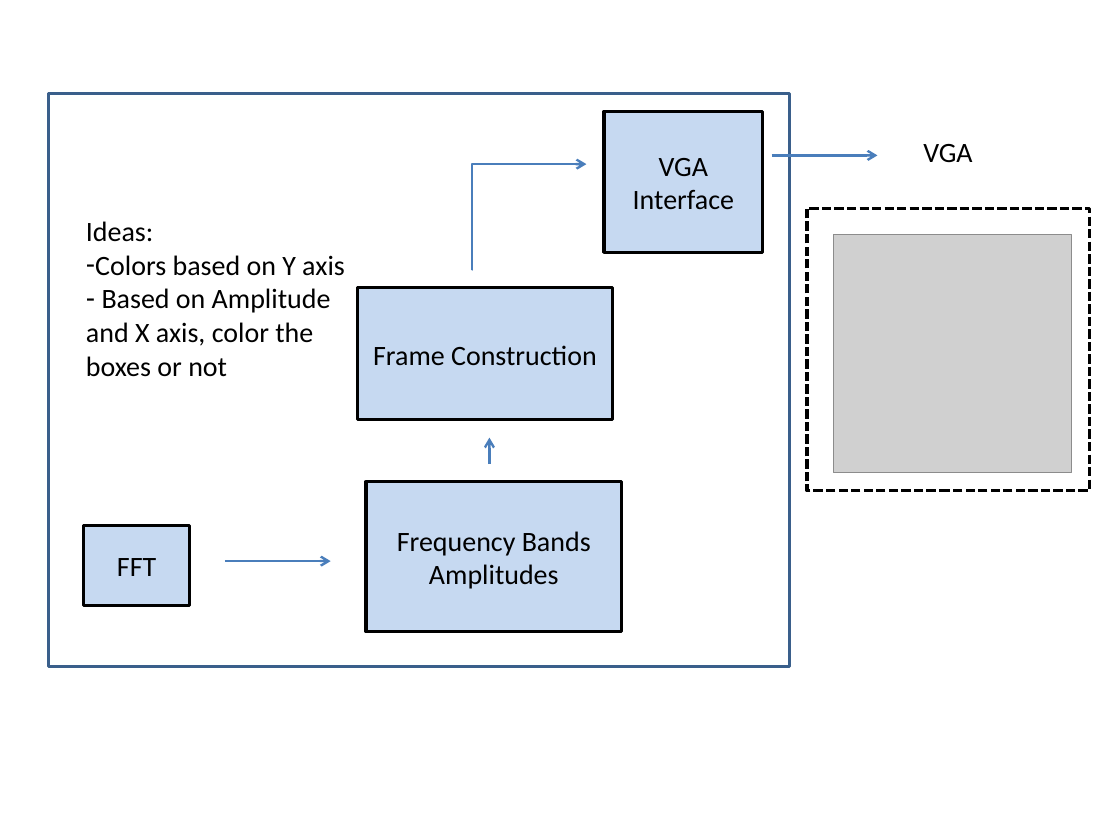
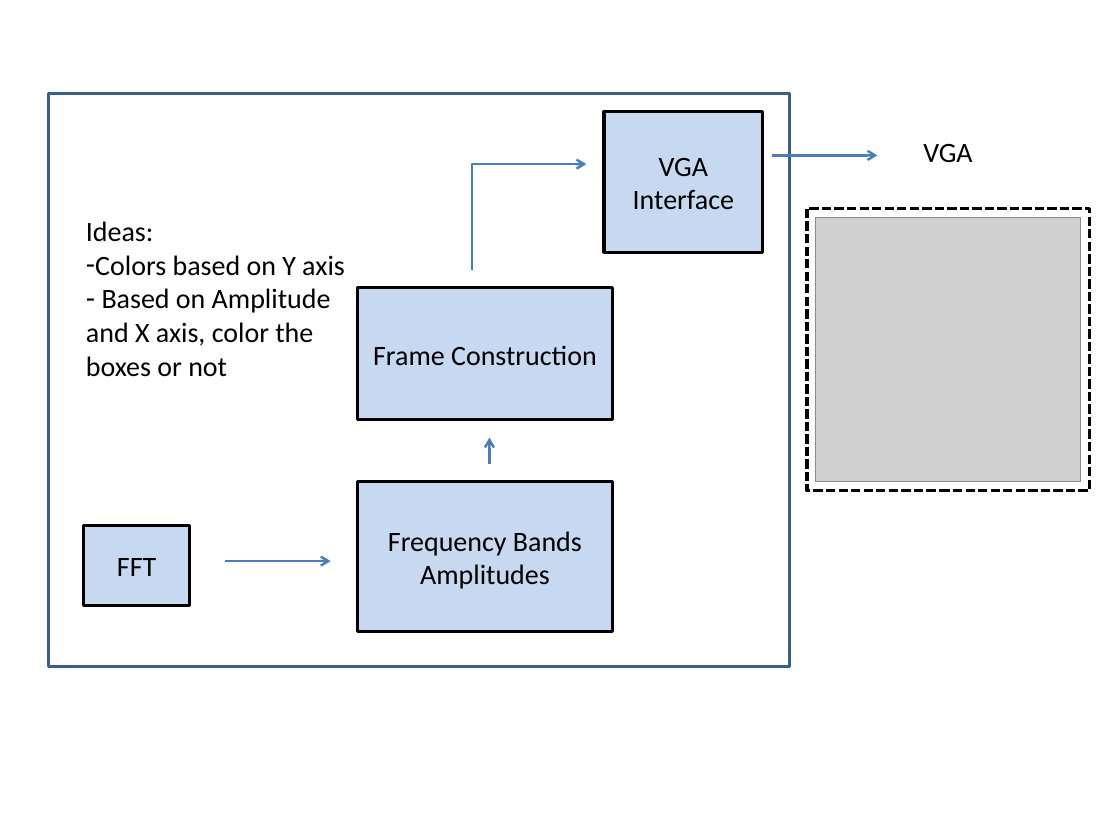
Before and after one commit to vulliezcedric/LPSC-FPDj_Soundmix, a slide deck: slide 2 of doc/sound_Analysis/schema_bloc.pptx. Drawn at 1120x840 pixels with LibreOffice and Linux fonts; fonts in the diff are those of the drawing; grey boxes stand for pictures. Boxes give left, top, right and bottom in pixels: in the first picture for what was removed or moved away, otherwise in the second. Text is boxed around its words. In the diff, an @@ line names an element or a change of style, - is before the commit and + after.

```diff
--- a/doc/sound_Analysis/schema_bloc.pptx
+++ b/doc/sound_Analysis/schema_bloc.pptx
@@ picture: place and size @@
-picture at (833,235,1072,474)
+picture at (815,217,1080,482)
@@ rectangle "Frequency Bands": place and size @@
-rectangle "Frequency Bands" at (366,482,622,632)
+rectangle "Frequency Bands" at (357,482,613,632)
```
Also in this commit, not shown: 2 slides added, 25 other files.
